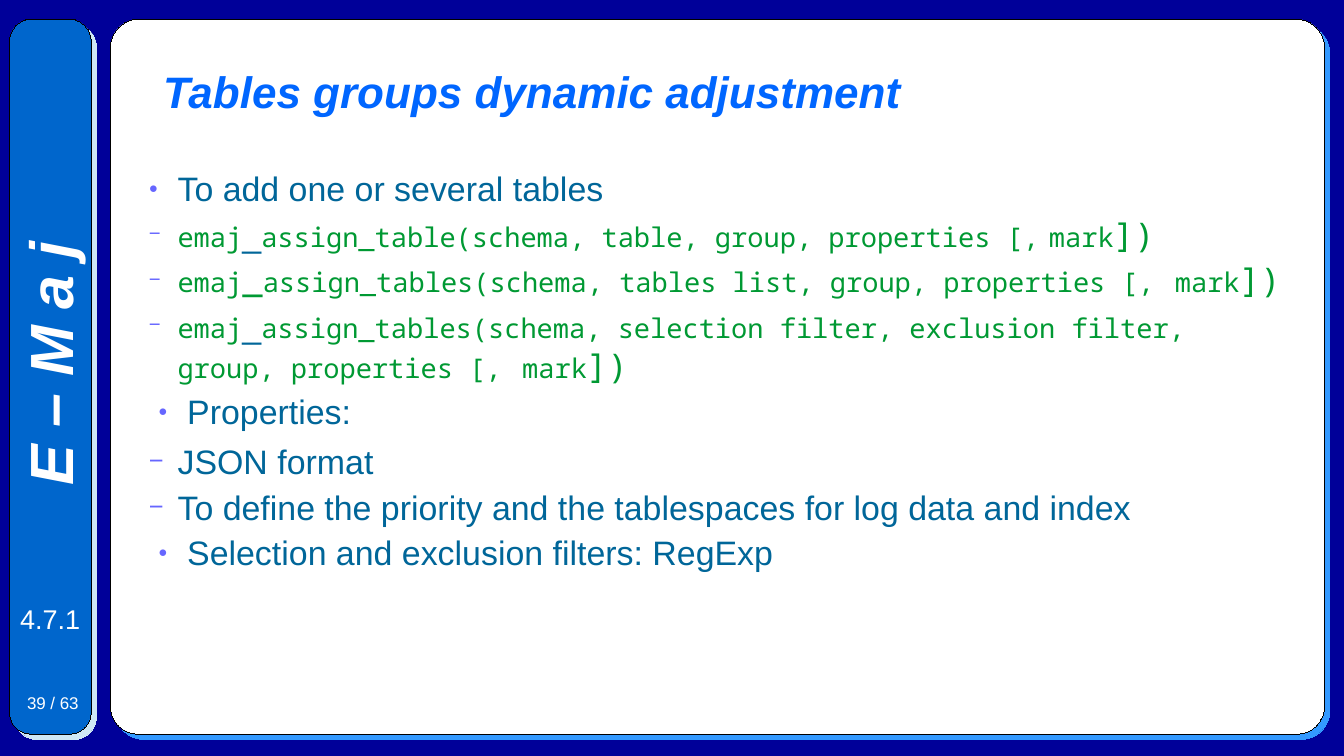
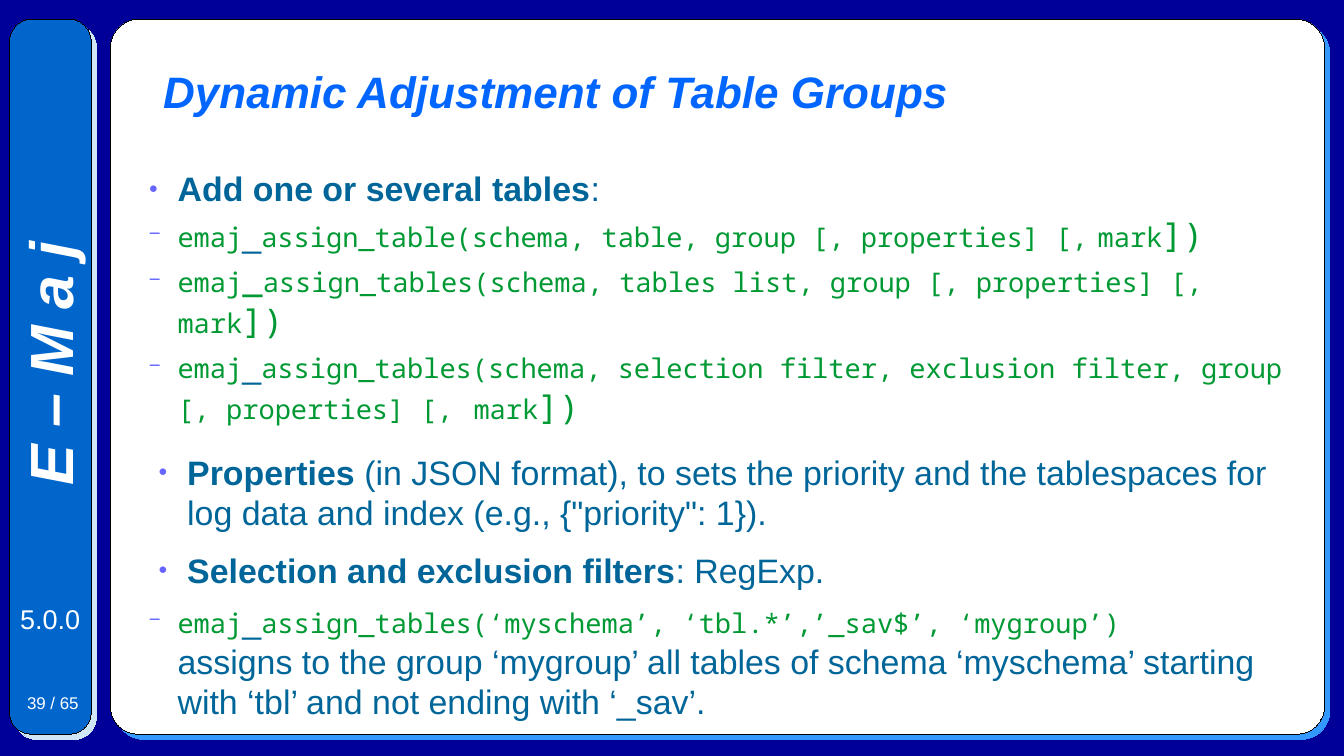
Before and after one commit to beaud76/emaj_doc, a slide deck: slide 39 of Emaj.devel_pres_en.odp. Drawn at 1344x756 pixels with LibreOffice and Linux fonts; fonts in the diff are those of the drawing. Boxes give left, top, right and bottom in pixels: in the first picture for what was removed or moved away, otherwise in the second. Text is boxed around its words. In the diff, an @@ line names an element or a change of style, - is before the commit and + after.

```diff
--- a/Emaj.devel_pres_en.odp
+++ b/Emaj.devel_pres_en.odp
@@ title at bbox=[163, 76, 948, 117]: text changed @@
-Tables groups dynamic adjustment
+Dynamic Adjustment of Table Groups
@@ text at bbox=[178, 176, 1282, 721]: text changed; size 16 to 20 pt @@
-● To add one or several tables
-  − emaj_assign_table(schema, table, group, properties [, mark])
-  − emaj_assign_tables(schema, tables list, group, properties [, mark])
-  − emaj_assign_tables(schema, selection filter, exclusion filter, group, properties [, mark])
-● Properties:
-  − JSON format
-  − To define the priority and the tablespaces for log data and index
-● Selection and exclusion filters: RegExp
+● Add one or several tables:
+  − emaj_assign_table(schema, table, group [, properties] [, mark])
+  − emaj_assign_tables(schema, tables list, group [, properties] [, mark])
+  − emaj_assign_tables(schema, selection filter, exclusion filter, group [, properties] [, mark])
+● Properties (in JSON format), to sets the priority and the tablespaces for log data and index (e.g., {"priority": 1}).
+● Selection and exclusion filters: RegExp.
+  − emaj_assign_tables(‘myschema’, ‘tbl.*’,’_sav$’, ‘mygroup’)
+    assigns to the group ‘mygroup’ all tables of schema ‘myschema’ starting with ‘tbl’ and not ending with ‘_sav’.
@@ text at bbox=[20, 610, 80, 630]: text changed @@
-4.7.1
+5.0.0
@@ page number at bbox=[27, 697, 79, 709]: text changed @@
-39 / 63
+39 / 65
```
Also in this commit, not shown: 60 other slides changed, 4 slides added, 2 slides removed, 7 other files.
